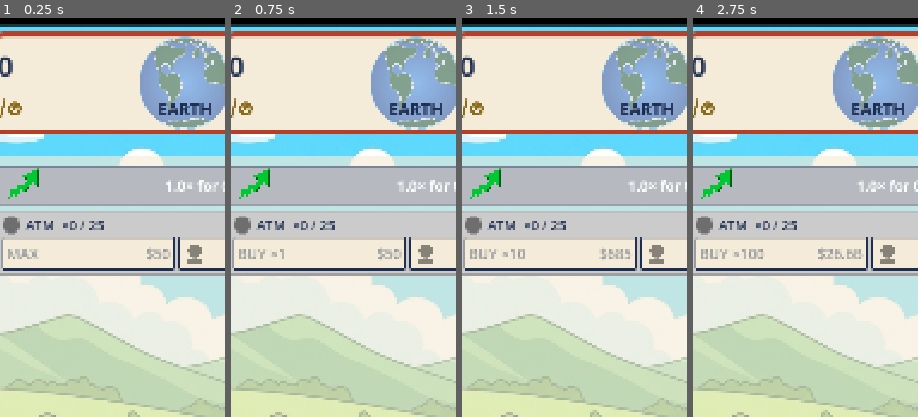
Above: before the commit, frames 1-4 (left to right).
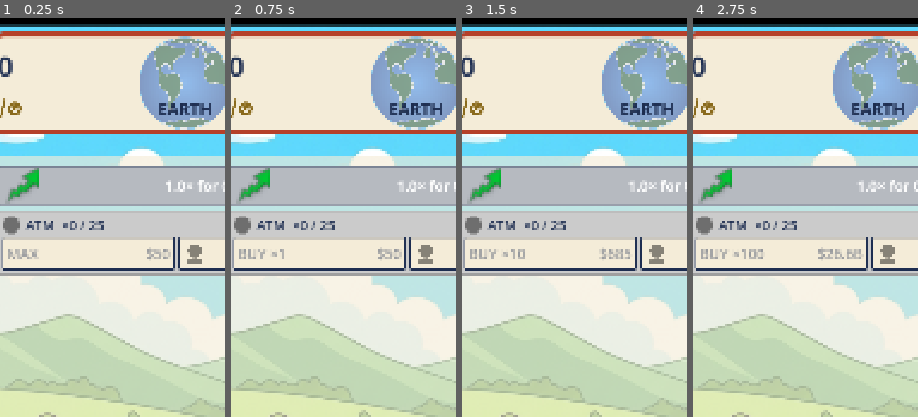
Above: after the commit, the same moments.

Repository: TimGoergen/american-tycoon
Game: Godot game, scene res://Main.tscn
Two runs of this game, one before a commit and one after it. Both use one fixed random seed, a clock stepped at 60 frames per second and the inputs below.
Inputs:
- Up to frame 1 (0.25 s): no input
- Up to frame 2 (0.75 s): click "BUY MODE: MAX" at 0.5 s
- Up to frame 3 (1.5 s): click "BUY MODE: ×1" at 1.25 s
- Up to frame 4 (2.75 s): click "BUY MODE: ×10" at 2 s
The pictures show only the part of the screen within x 9-59%, y 0-50%; the shares and areas given below are measured in that part.

The runs differ from the first frame. In frame 1, 0.4% of the frame differs, in the area x 3-18%, y 37-47%; in frame 2, 0.4%; in frame 3, 0.4%; in frame 4, 0.4%.

Commit message:
Use mipmapped filter on the TURBO icon so it isn't blocky
Generating mipmaps at import isn't enough: a 2D TextureRect only uses
them if its texture_filter is a mipmap mode, and the project default is
plain linear. Minifying the large SVG straight to the small button size
under plain linear aliased the diagonals into stair-steps. Set the icon
to TEXTURE_FILTER_LINEAR_WITH_MIPMAPS (the same fix the Legacy gem icons
use) so it samples the mipmaps and downscales smoothly.

Co-Authored-By: Claude Opus 4.8 <noreply@anthropic.com>
Claude-Session: https://claude.ai/code/session_01YGt1uUMG6RvKpKkyyiDnAD

Diff:
--- a/game/scripts/ui/FrenzyBar.gd
+++ b/game/scripts/ui/FrenzyBar.gd
@@ -83,6 +83,10 @@
 	icon.stretch_mode = TextureRect.STRETCH_KEEP_ASPECT_CENTERED
 	icon.size_flags_vertical = Control.SIZE_SHRINK_CENTER
 	icon.mouse_filter = Control.MOUSE_FILTER_IGNORE
+	# The project's default 2D filter is plain linear (no mipmaps), which aliases badly when a
+	# large SVG texture is minified to this small size. Switch this icon to the mipmapped filter
+	# so it actually uses the mipmaps we generate at import — same fix the Legacy gem icons use.
+	icon.texture_filter = CanvasItem.TEXTURE_FILTER_LINEAR_WITH_MIPMAPS
 	row.add_child(icon)
 
 	# Right: the live reward readout. It takes the remaining width and right-aligns, so the
